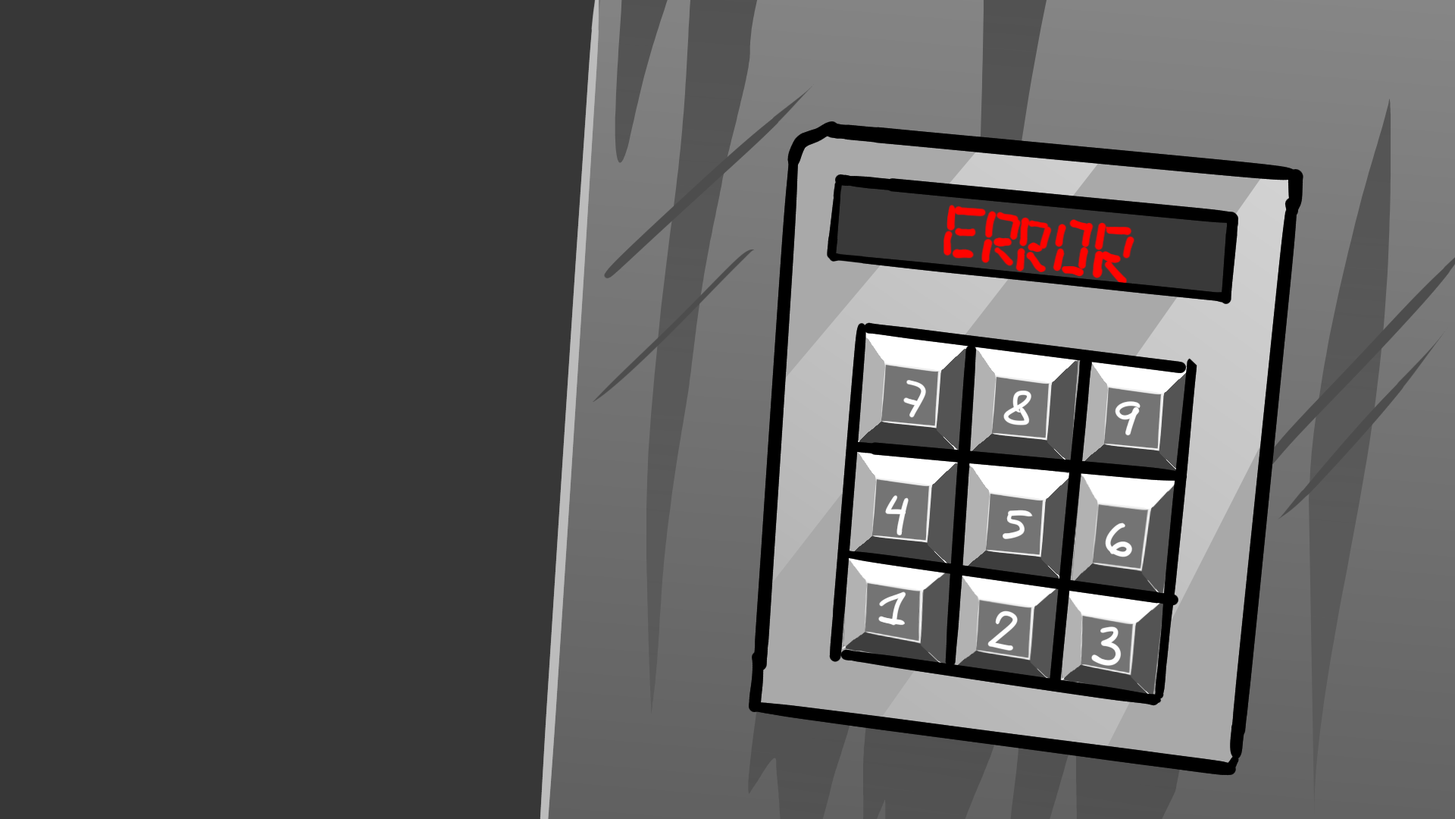
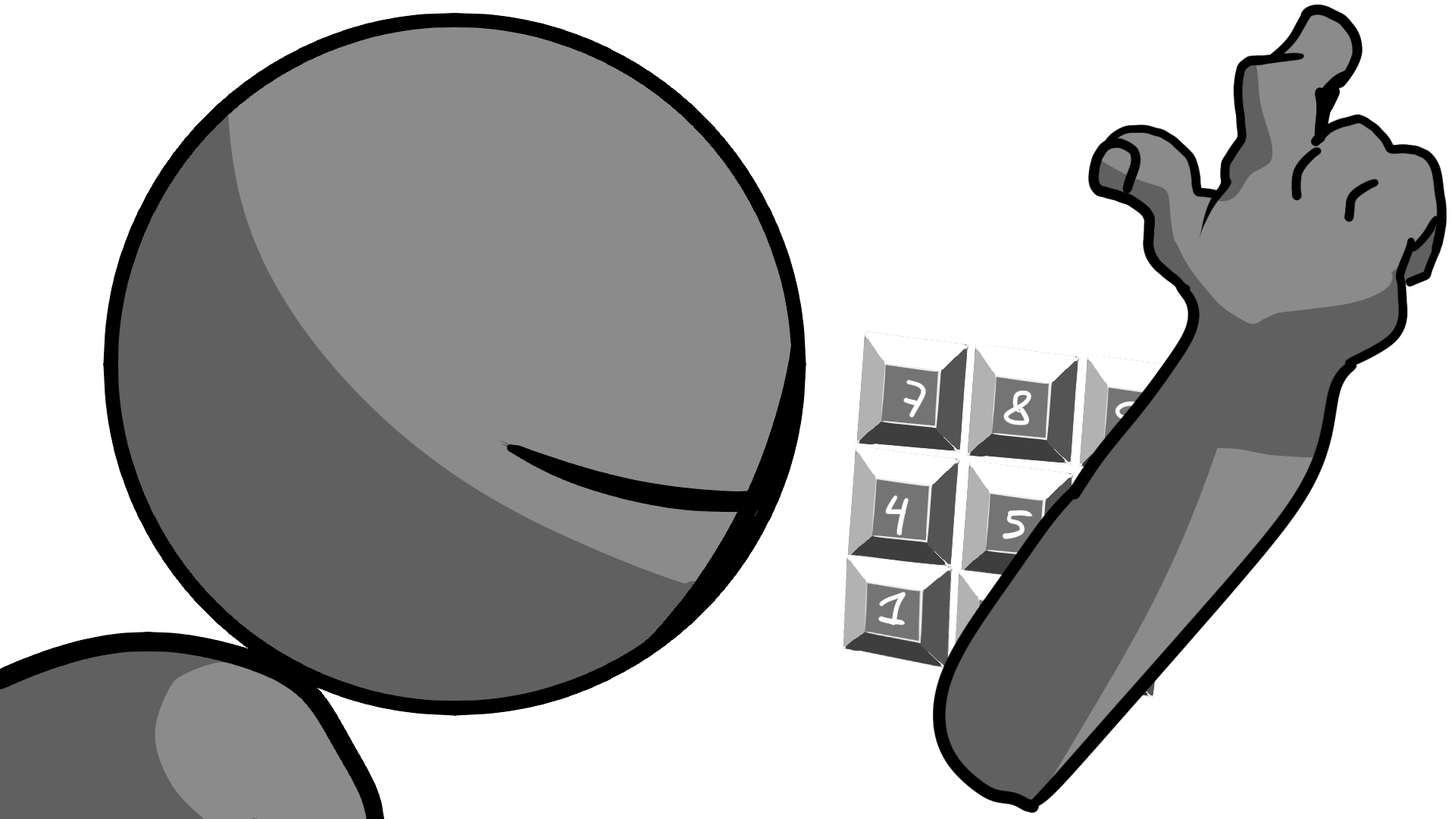
Two versions of the same layered image (1455 x 819). Layer-by-layer changes:
showed group "hand" (3 layers) over [776, 0, 1455, 819]
painted on "Paint Layer 4" over [837, 0, 1455, 819]
painted on "Paint Layer 9" over [776, 0, 1455, 819]
painted on "Paint Layer 5" over [824, 0, 1447, 819]
showed group "bodydude" (3 layers) over [0, 0, 874, 819]
painted on "Paint Layer 3" over [0, 2, 859, 819]
painted on "Paint Layer 2" over [0, 0, 874, 819]
hid "lines", painted on it over [727, 97, 1310, 819]
hid "error" over [824, 145, 1262, 340]
painted on "num3" over [1018, 533, 1262, 777]
painted on "num2" over [873, 485, 1116, 728]
painted on "num1" over [776, 485, 1019, 728]
painted on "num6" over [1018, 388, 1262, 631]
painted on "num5" over [921, 388, 1165, 631]
painted on "num4" over [776, 388, 1019, 631]
painted on "num7" over [824, 291, 971, 486]
painted on "num8" over [824, 291, 1116, 534]
hid "bg", painted on it over [0, 0, 1455, 819]
